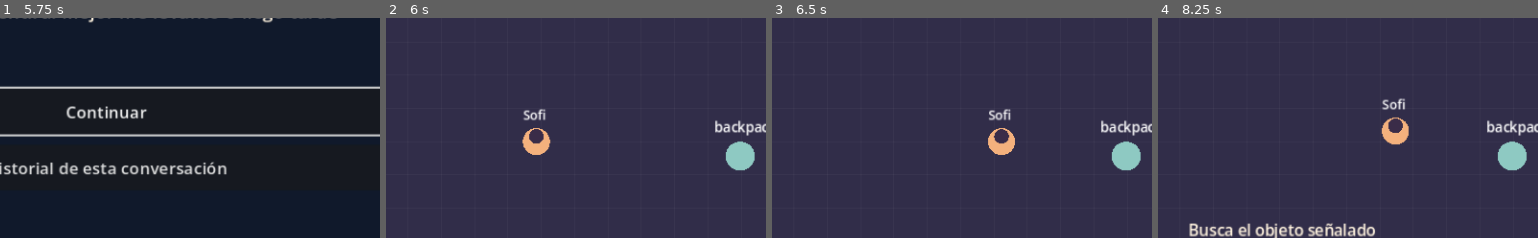
Above: before the commit, frames 1-4 (left to right).
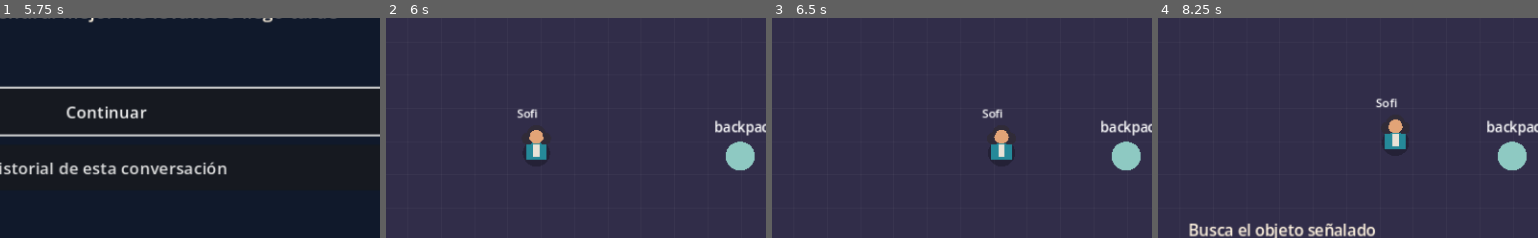
Above: after the commit, the same moments.

Repository: SmashALV/Centinela
Game: Godot game, scene res://scenes/Main.tscn
Two runs of this game, one before a commit and one after it. Both use one fixed random seed, a clock stepped at 60 frames per second and the inputs below.
Inputs (mouse positions are % of the whole screen's width and height, from its top left):
- Up to frame 1 (5.75 s): click "Ranura 1 · nueva" at 0.5 s; click "Continuar" at 1.25 s; click "Mostrar texto" at 2 s; click "Historial de esta conversación" at 2.75 s; click "Volver al diálogo" at 3.5 s; tap Enter at 4.25 s; move the mouse to (74, 46) at 4.27 s; hold D (move_right) 4.28-5.03 s; hold F (interact) 4.28-5.03 s; click (74, 46) at 4.42 s; move the mouse to (30, 57) at 5.02 s; hold S (move_down) from 5.03 s (still down); tap Q (ability) at 5.1 s; tap F (interact) at 5.3 s
- Up to frame 2 (6 s): tap Space at 5.75 s; move the mouse to (61, 28) at 5.77 s; release S (move_down) at 5.78 s; hold D (move_right) from 5.78 s (still down); hold F (interact) from 5.78 s (still down)
- Up to frame 3 (6.5 s): keep holding D (move_right); keep holding F (interact)
- Up to frame 4 (8.25 s): move the mouse to (45, 72) at 6.52 s; release D (move_right) at 6.53 s; release F (interact) at 6.53 s; hold W (move_up) 6.53-7.25 s; tap Tab (objective) at 6.6 s; click (45, 72) at 6.67 s; tap F (interact) at 6.8 s; click "Pista" at 7.25 s; click "Cerrar" at 8 s
The pictures show only the part of the screen within x 34-84%, y 36-86%; the shares and areas given below are measured in that part.

Frame 1 is identical in both runs. In frame 2, 1.1% of the frame differs, in the area x 34-44%, y 41-65%; in frame 3, 1.2%; in frame 4, 1.2%, in the area x 57-67%, y 36-60%.

Commit message:
Differentiate courtyard characters and portraits

Diff:
--- a/project.godot
+++ b/project.godot
@@ -11,7 +11,7 @@
 [application]
 
 config/name="Centinela 2.0"
-config/version="0.11.0-preview"
+config/version="0.12.0-preview"
 run/main_scene="res://scenes/Main.tscn"
 config/features=PackedStringArray("4.7", "GL Compatibility")
 config/icon="res://icon.svg"
--- a/scripts/Main.gd
+++ b/scripts/Main.gd
@@ -93,7 +93,8 @@
 		if toast_time <= 0:
 			toast.text = ""
 	if modal_kind == "":
-		prompt.text = "F · interactuar: " + world.nearby if not world.nearby.is_empty() else "WASD · mover   F · interactuar   E · celular   Tab · objetivo   P · pausa"
+		var target_label: String = "Grupo" if world.nearby == "friends" else world.nearby
+		prompt.text = "F · interactuar: " + target_label if not world.nearby.is_empty() else "WASD · mover   F · interactuar   E · celular   Tab · objetivo   P · pausa"
 	else:
 		if modal_kind == "menu":
 			prompt.text = "Selecciona una ranura para comenzar"
--- a/scripts/World.gd
+++ b/scripts/World.gd
@@ -5,6 +5,12 @@
 
 const SPEED := 152.0
 const ROOM := Rect2(30, 56, 708, 338)
+const FRIENDS := [
+	{"name": "Mateo", "offset": Vector2(-60, 28), "jacket": "2f568c", "skin": "dc9f71", "style": "curly"},
+	{"name": "Bruno", "offset": Vector2(-20, 28), "jacket": "87334d", "skin": "c98b61", "style": "glasses"},
+	{"name": "Camila", "offset": Vector2(20, 28), "jacket": "d9696a", "skin": "dfa47b", "style": "ponytail"},
+	{"name": "Sebas", "offset": Vector2(60, 28), "jacket": "e2ad36", "skin": "e4ae80", "style": "spiky"}
+]
 
 var scene_key: String = "bedroom"
 var player_pos: Vector2 = Vector2(384, 280)
@@ -33,9 +39,10 @@
 	player_pos.y = clampf(player_pos.y, ROOM.position.y + 16, ROOM.end.y - 16)
 	GameState.player_position = player_pos
 	nearby = ""
-	var best := 49.0
+	var best := 1.0
 	for key in objects:
-		var distance: float = player_pos.distance_to(objects[key])
+		var reach := 84.0 if key == "friends" else 49.0
+		var distance: float = player_pos.distance_to(objects[key]) / reach
 		if distance < best:
 			best = distance
 			nearby = key
@@ -65,11 +72,48 @@
 	for key in objects:
 		var pos: Vector2 = objects[key]
 		var active: bool = key == nearby
+		if key == "friends":
+			var color := Color("f5d479") if active else Color("8ec9c2")
+			draw_rect(Rect2(pos + Vector2(-83, -12), Vector2(166, 67)), color, false, 2.0 if active else 1.0)
+			draw_string(ThemeDB.fallback_font, pos + Vector2(-31, -23), "F · Grupo", HORIZONTAL_ALIGNMENT_LEFT, -1, 13, color)
+			continue
 		draw_circle(pos, 18 if active else 14, Color("f5d479") if active else Color("8ec9c2"))
 		draw_string(ThemeDB.fallback_font, pos + Vector2(-25, -23), key, HORIZONTAL_ALIGNMENT_LEFT, -1, 13, Color.WHITE)
 	if scene_key == "courtyard":
-		for offset in [Vector2(-42, 18), Vector2(0, 18), Vector2(42, 18), Vector2(84, 18)]:
-			draw_circle(Vector2(objects.friends) + offset, 10, Color("d9a6af"))
-	draw_circle(player_pos, 13, Color("f4b17d"))
-	draw_circle(player_pos + Vector2(0, -5), 7, Color("3a2c48"))
-	draw_string(ThemeDB.fallback_font, player_pos + Vector2(-13, -21), "Sofi", HORIZONTAL_ALIGNMENT_LEFT, -1, 12, Color.WHITE)
+		for friend in FRIENDS:
+			_draw_character(Vector2(objects.friends) + friend.offset, str(friend.name),
+				Color(friend.jacket), Color(friend.skin), str(friend.style))
+	_draw_character(player_pos, "Sofi", Color("258999"), Color("e2a477"), "long_hair")
+
+func _draw_character(pos: Vector2, actor_name: String, jacket: Color, skin: Color, style: String) -> void:
+	var hair := Color("302b38")
+	draw_circle(pos + Vector2(0, 11), 13, Color(0, 0, 0, 0.26))
+	draw_rect(Rect2(pos + Vector2(-10, 1), Vector2(20, 16)), jacket)
+	draw_rect(Rect2(pos + Vector2(-3, 3), Vector2(6, 12)), Color("e8e2d6"))
+	if style == "ponytail":
+		draw_circle(pos + Vector2(11, -11), 6, hair)
+	elif style == "long_hair":
+		draw_circle(pos + Vector2(-8, -3), 6, hair)
+		draw_circle(pos + Vector2(8, -3), 6, hair)
+	draw_circle(pos + Vector2(0, -7), 9, hair)
+	draw_circle(pos + Vector2(0, -5), 7, skin)
+	match style:
+		"curly":
+			for dx in [-6.0, 0.0, 6.0]:
+				draw_circle(pos + Vector2(dx, -12), 3, hair)
+		"glasses":
+			draw_rect(Rect2(pos + Vector2(-6, -8), Vector2(5, 4)), Color.WHITE, false, 1.0)
+			draw_rect(Rect2(pos + Vector2(1, -8), Vector2(5, 4)), Color.WHITE, false, 1.0)
+			draw_line(pos + Vector2(-1, -6), pos + Vector2(1, -6), Color.WHITE, 1.0)
+		"ponytail":
+			draw_arc(pos + Vector2(0, -8), 8, PI, TAU, 8, hair, 3.0)
+		"spiky":
+			draw_colored_polygon(PackedVector2Array([
+			pos + Vector2(-8, -11), pos + Vector2(-6, -18), pos + Vector2(-2, -13),
+			pos + Vector2(2, -19), pos + Vector2(5, -13), pos + Vector2(9, -16),
+			pos + Vector2(8, -9)
+		]), hair)
+		"long_hair":
+			draw_arc(pos + Vector2(0, -5), 8, PI, TAU, 8, hair, 3.0)
+	draw_string(ThemeDB.fallback_font, pos + Vector2(-19, -23), actor_name,
+		HORIZONTAL_ALIGNMENT_LEFT, -1, 11, Color.WHITE)
--- a/tests/run.gd
+++ b/tests/run.gd
@@ -6,6 +6,7 @@
 const MainScene = preload("res://scenes/Main.tscn")
 const PreviewCatalog = preload("res://scripts/narrative/RecoveredPreviewCatalog.gd")
 const DisplayGuardScript = preload("res://scripts/DisplayGuard.gd")
+const WorldScript = preload("res://scripts/World.gd")
 
 var failures := 0
 
@@ -38,6 +39,19 @@
 	_check(preview.get_scene("D4_01_A").get("choices", []).size() == 3 and preview.next_main("D4_03_A").is_empty(), "opciones D4 presentes y final sin enlace automático")
 	_check(not DisplayGuardScript.too_small(Vector2i(768, 448)) and DisplayGuardScript.too_small(Vector2i(767, 448)) and DisplayGuardScript.too_small(Vector2i(768, 447)), "ventana mínima exacta 768×448")
 	_check(DisplayGuardScript.RESIZE_MESSAGE == "Amplía la ventana del navegador o activa la pantalla completa para continuar jugando", "aviso de ventana insuficiente usa texto aprobado")
+	var distinct_names := {}
+	var distinct_jackets := {}
+	var distinct_styles := {}
+	for friend in WorldScript.FRIENDS:
+		distinct_names[friend.name] = true
+		distinct_jackets[friend.jacket] = true
+		distinct_styles[friend.style] = true
+	_check(distinct_names.size() == 4 and distinct_jackets.size() == 4 and distinct_styles.size() == 4, "grupo del patio tiene cuatro identidades visuales")
+	var courtyard_world: Node2D = WorldScript.new()
+	courtyard_world.configure("courtyard", Vector2(314, 203))
+	courtyard_world._physics_process(0.0)
+	_check(courtyard_world.nearby == "friends", "grupo interactuable junto a Mateo")
+	courtyard_world.free()
 	var bad_destination := content.duplicate(true)
 	bad_destination.nodes[0].next = 99
 	_check(not Validator.validate(bad_destination).is_empty(), "destino imposible rechazado")
Binary file changed: assets/portraits/bruno_neutral.png
Binary file changed: assets/portraits/sebas_neutral.png
Not shown, changed: docs/ASSETS.md
Not shown, changed: docs/PORTRAIT_PROMPTS.md
